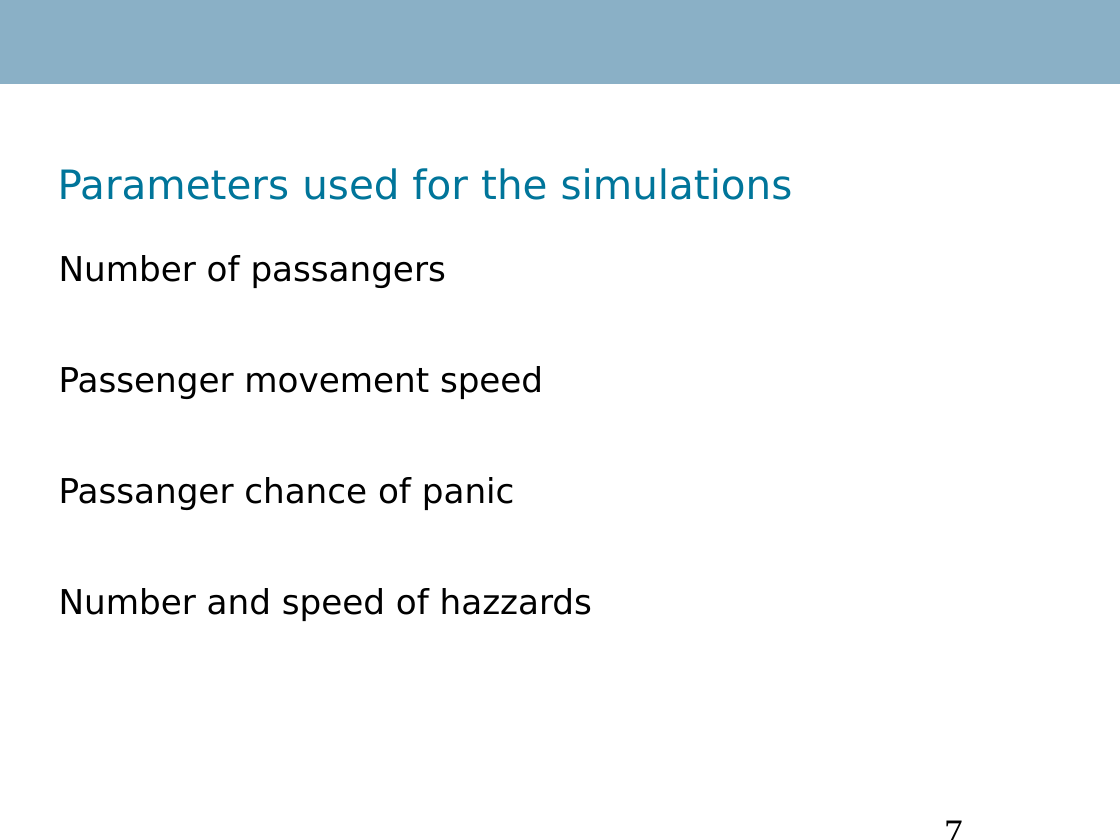
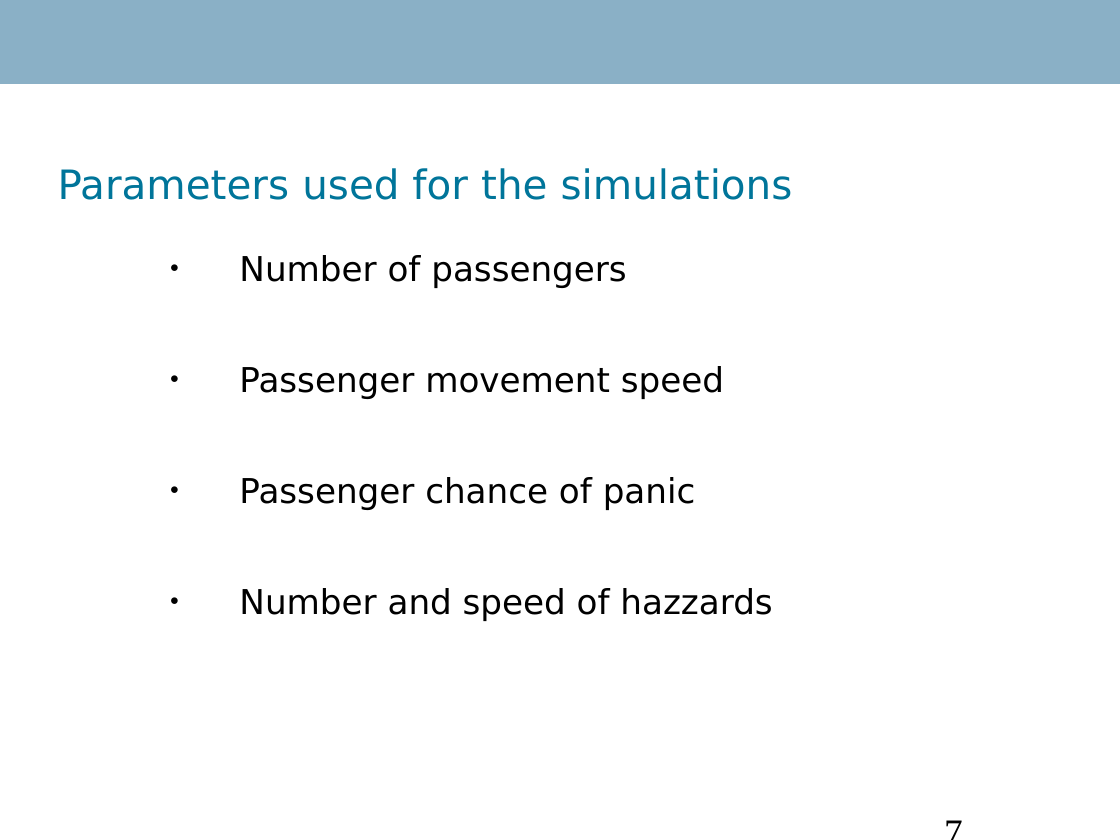
Before and after one commit to Danidude/Master-Thesis, a slide deck: slide 7 of Report/IKT 590 Master Thesis.ppt. Drawn at 1120x840 pixels with LibreOffice and Linux fonts; fonts in the diff are those of the drawing; background and template pictures are left out. Boxes give left, top, right and bottom in pixels: in the first picture for what was removed or moved away, otherwise in the second. Text is boxed around its words. In the diff, an @@ line names an element or a change of style, - is before the commit and + after.

```diff
--- a/Report/IKT 590 Master Thesis.ppt
+++ b/Report/IKT 590 Master Thesis.ppt
@@ text at (239, 255, 626, 288): text changed @@
-Number of passangers
+  ● Number of passengers
@@ text at (239, 366, 772, 621): bullet none to ●; list level 1 to 2 in "Passenger movement speed"; list level 1 to 2 in "Number and speed of hazzards" @@
@@ text at (239, 477, 696, 510): text changed @@
-Passanger chance of panic
+  ● Passenger chance of panic
```
Also in this commit, not shown: 10 other slides changed, 1 slide added.
